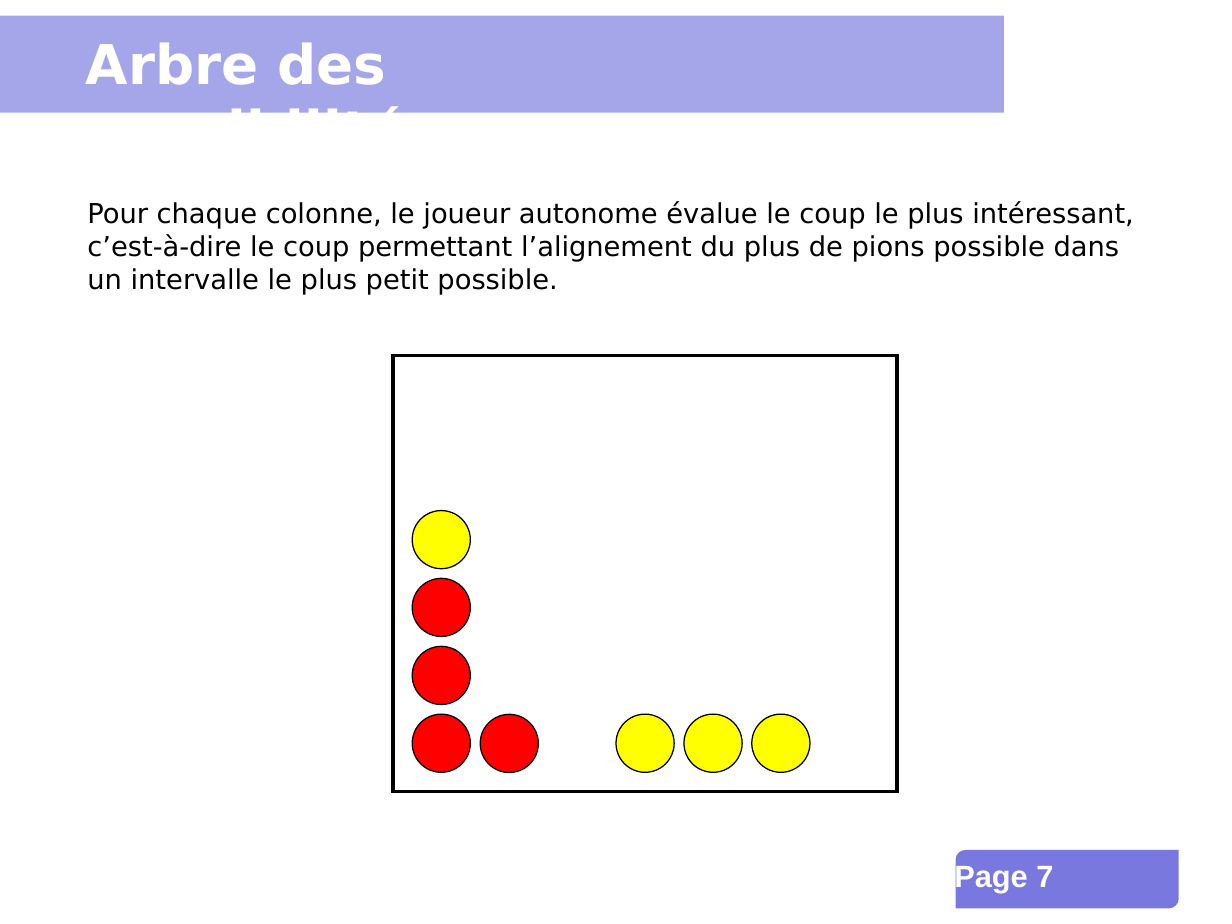
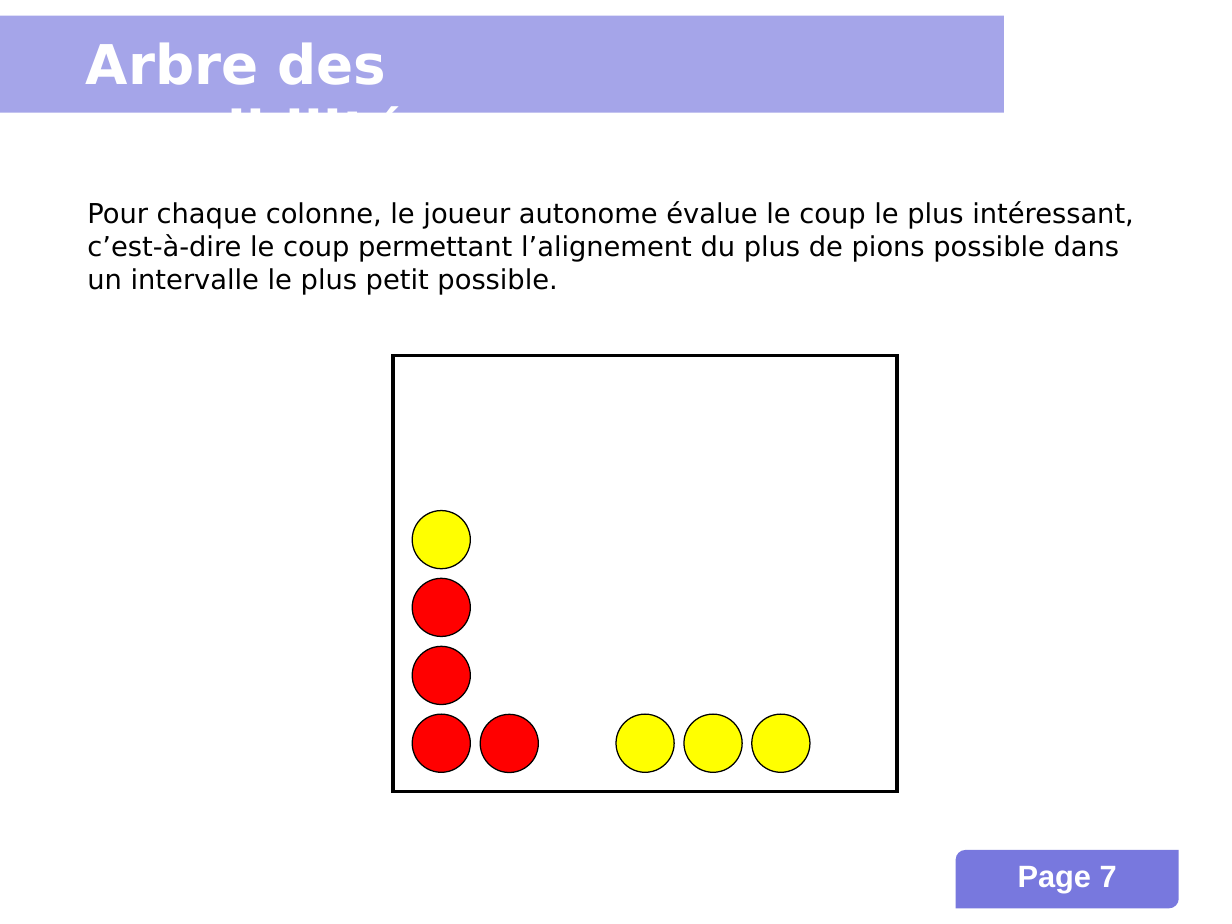
Before and after one commit to INSA-4IF-H4404-2013-2014/Connect-Four, a slide deck: slide 7 of presentation.ppt. Drawn at 1232x924 pixels with LibreOffice and Linux fonts; fonts in the diff are those of the drawing; background and template pictures are left out. Boxes give left, top, right and bottom in pixels: in the first picture for what was removed or moved away, otherwise in the second. Text is boxed around its words. In the diff, an @@ line names an element or a change of style, - is before the commit and + after.

```diff
--- a/presentation.ppt
+++ b/presentation.ppt
@@ freeform shape at [956,850,1179,908]: outline redrawn @@
@@ page number: place and size @@
-page number at [954,862,1053,892]
+page number at [1018,866,1117,892]
@@ page number at [1018,866,1117,892]: alignment left to centre @@
```
Also in this commit, not shown: 16 other slides changed, 1 slide added.
